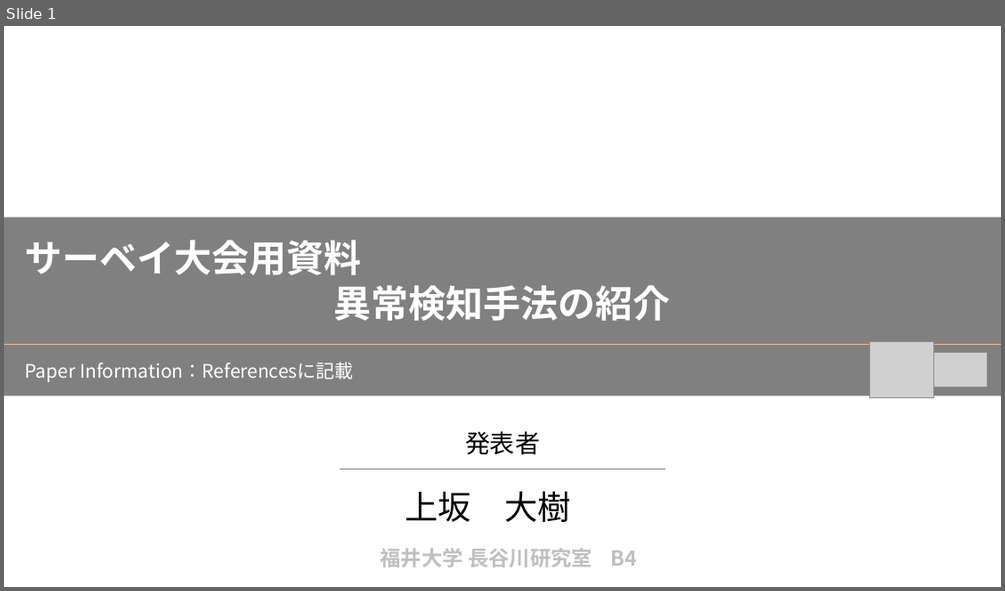
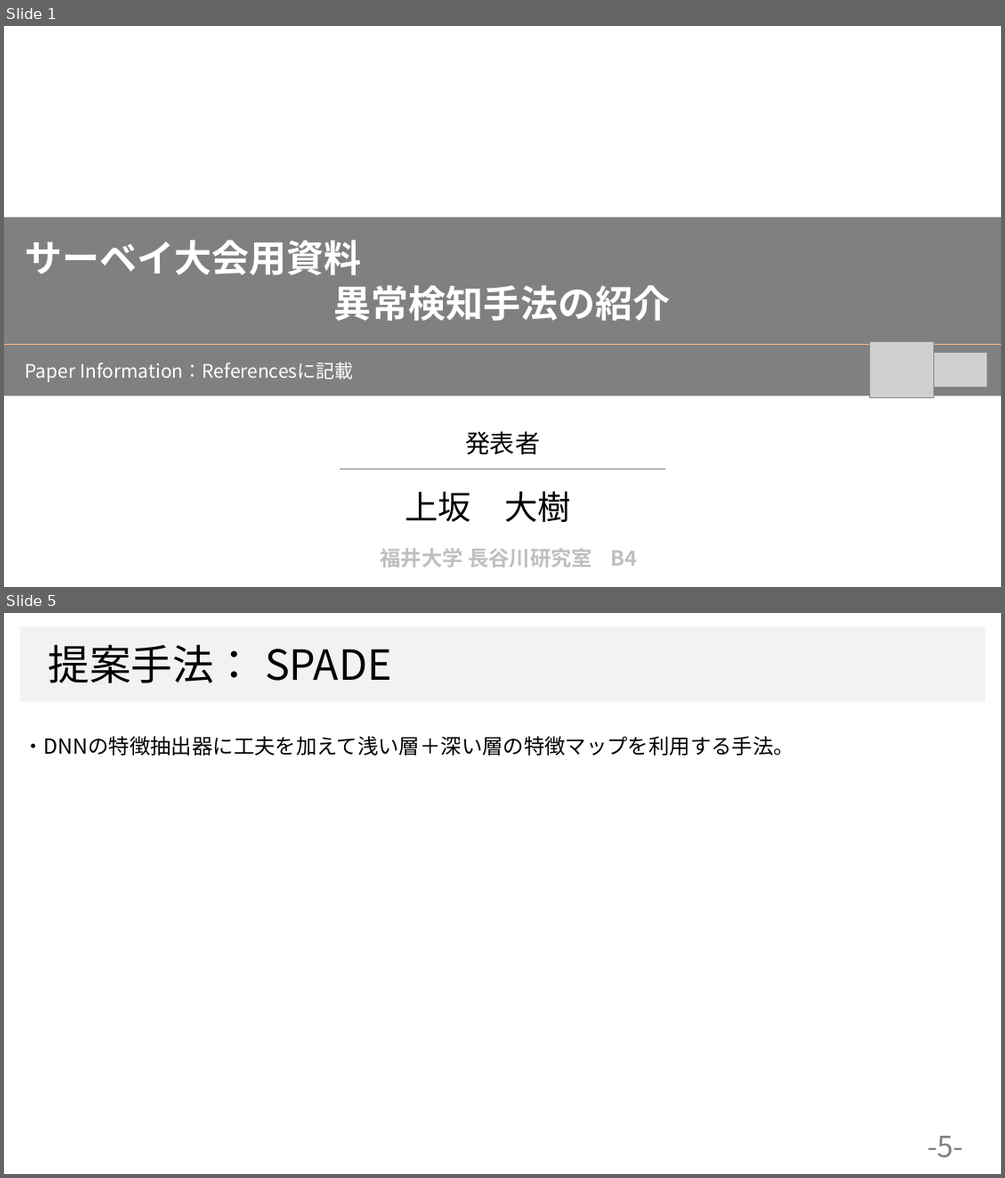
Before and after one commit to dhia-github/haselab-all, a slide deck: 発表資料/サーベイ大会資料.pptx. Shown one above the other, each under a label of ours: slide 1 before the commit, slides 1 and 5 after it; the slides between them are not shown. The pictures are 1005x591 and 1005x1178 pixels, drawn with LibreOffice and Linux fonts; fonts in the diff are those of the drawing; grey boxes stand for pictures; background and template pictures are left out. Boxes give left, top, right and bottom in pixels: in the first picture for what was removed or moved away, otherwise in the second. Text is boxed around its words. In the diff, an @@ line names an element or a change of style, - is before the commit and + after.

```diff
--- a/発表資料/サーベイ大会資料.pptx
+++ b/発表資料/サーベイ大会資料.pptx
@@ slide 5 added at (x1=4, y1=613, x2=1001, y2=1174), background #FFFFFF @@
@@ rectangle added at (x1=20, y1=627, x2=986, y2=702), fill #F2F2F2 @@
@@ text added at (x1=48, y1=644, x2=392, y2=683), 40 pt, text #000000 @@
+提案手法： SPADE
@@ text added at (x1=23, y1=736, x2=794, y2=755), 20 pt, text #000000 @@
+・DNNの特徴抽出器に工夫を加えて浅い層＋深い層の特徴マップを利用する手法。
@@ page number added at (x1=928, y1=1135, x2=964, y2=1158), 28 pt, text #808080 @@
+-5-
```
Also in this commit, not shown: 3 slides changed, 13 other slides added, 4 slides removed.
